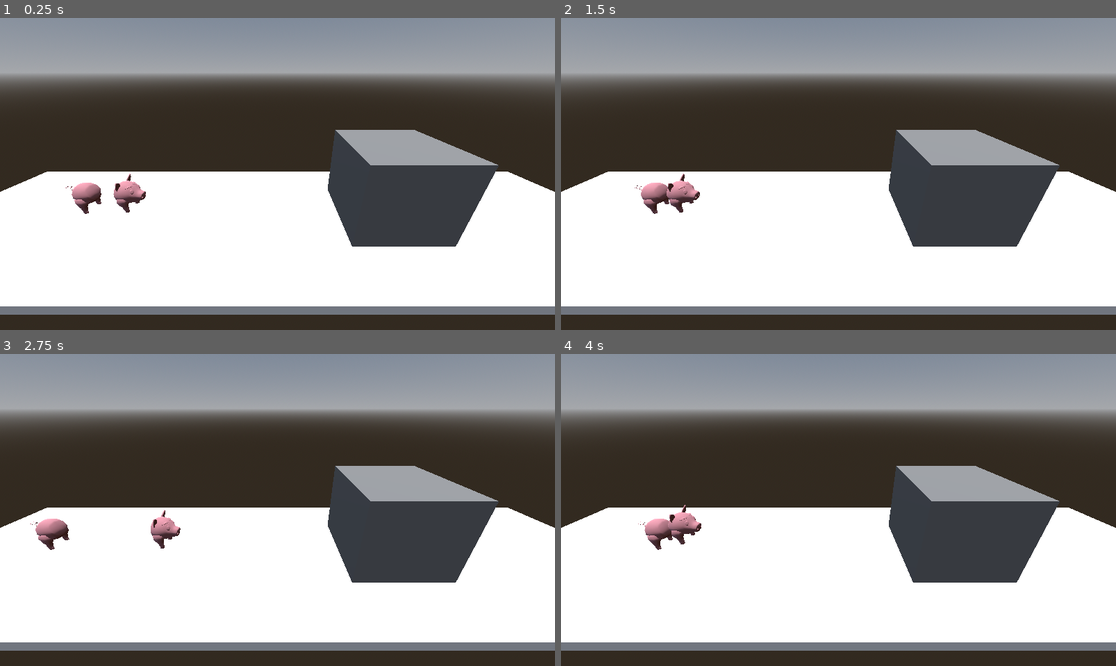
Above: before the commit, frames 1-4 (two rows, left to right).
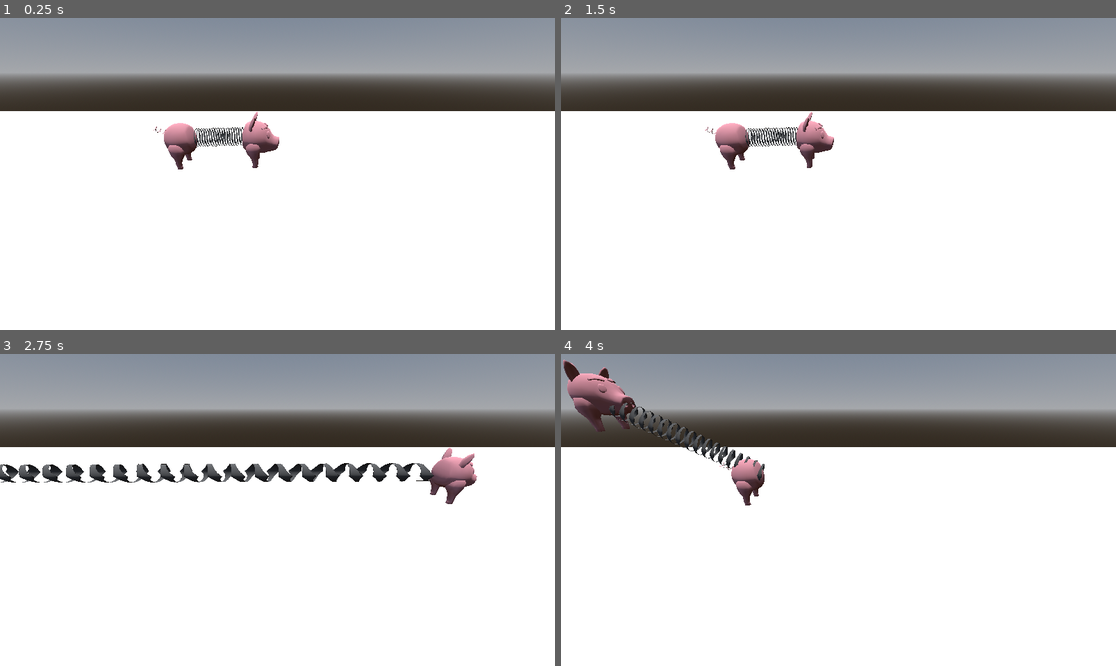
Above: after the commit, the same moments.

Repository: CoffeeMugTwo/b_oink
Game: Godot game, scene res://Scenes/workbench/test_scene.tscn
Same seed, same stepped clock (60 frames per second), same inputs: the game is played once before the commit and once after it. This scene is started directly instead of the project's main scene.
Inputs:
- Up to frame 1 (0.25 s): no input
- Up to frame 2 (1.5 s): tap Enter (ui_accept) at 0.5 s; hold Right (p1_right) 0.53-1.28 s; hold Keypad 0 (p1_hold) 0.53-1.28 s; tap Space (p1_jump) at 0.77 s; hold Down (ui_down) from 1.28 s (still down); tap Shift (p2_hold) at 1.35 s
- Up to frame 3 (2.75 s): tap Space (p1_jump) at 1.52 s; release Down (ui_down) at 2.03 s; hold Right (p1_right) from 2.03 s (still down); hold A (p2_left) from 2.03 s (still down)
- Up to frame 4 (4 s): release Right (p1_right) at 2.78 s; release A (p2_left) at 2.78 s; hold Up (ui_up) 2.78-3.53 s; tap D (p2_right) at 2.85 s; tap Space (p1_jump) at 3.02, 3.77 s; hold Left (p1_left) from 3.53 s (still down); hold Keypad 0 (p1_hold) from 3.53 s (still down)

The runs differ from the first frame. In frame 1, 34% of the frame differs, in the area x 0-100%, y 29-100%; in frame 2, 34%; in frame 3, 34%; in frame 4, 36%, in the area x 0-100%, y 1-100%.

Commit message:
Character changes

Diff:
--- a/b-oink/Scenes/TestWorld.tscn
+++ b/b-oink/Scenes/TestWorld.tscn
@@ -12,7 +12,7 @@
 [ext_resource type="PackedScene" uid="uid://u28a0yy4v4c2" path="res://Art/Models/B-Oink!_Luggage_LP_.fbx" id="10_icgjy"]
 [ext_resource type="PackedScene" uid="uid://sffbnrgfdnup" path="res://Art/Models/B-Oink!_Buldingblock_bridge_LP.fbx" id="10_wcdqp"]
 [ext_resource type="AudioStream" uid="uid://o6rwhgeigip6" path="res://Musik/B_oink3.mp3" id="12_icgjy"]
-[ext_resource type="PackedScene" uid="uid://ci3tlspl344se" path="res://Scenes/characters_new.tscn" id="12_l0hd3"]
+[ext_resource type="PackedScene" uid="uid://cih7mgyitoovo" path="res://Scenes/characters_new_final.tscn" id="12_l0hd3"]
 
 [sub_resource type="BoxShape3D" id="BoxShape3D_5nsto"]
 
@@ -471,7 +471,7 @@
 transform = Transform3D(1, 0, 0, 0, 1, 0, 0, 0, 1, 20.657364, 0.57459736, 0)
 
 [node name="Characters" parent="." instance=ExtResource("12_l0hd3")]
-transform = Transform3D(-1.3113417e-08, 0, -0.3, 0, 0.3, 0, 0.3, 0, -1.3113417e-08, 6.8402214, 3.7977695, 0)
+transform = Transform3D(-1.3113417e-08, 0, -0.3, 0, 0.3, 0, 0.3, 0, -1.3113417e-08, 3.6140625, 0.57415605, 0)
 
 [node name="AudioStreamPlayer" type="AudioStreamPlayer" parent="."]
 stream = ExtResource("12_icgjy")
--- /dev/null
+++ b/b-oink/Scenes/characters_new_final.tscn
@@ -0,0 +1,54 @@
+[gd_scene load_steps=9 format=3 uid="uid://cih7mgyitoovo"]
+
+[ext_resource type="Script" uid="uid://deodm06gxxjcy" path="res://Scripts/characters_new.gd" id="1_bq826"]
+[ext_resource type="Script" uid="uid://ba0eq4fps50ha" path="res://Scenes/workbench/spring_manager_node.gd" id="2_t3t16"]
+[ext_resource type="PackedScene" uid="uid://bgp61nlih2pmg" path="res://Art/Models/B-Oink!_Char_LP_back_v2.fbx" id="3_4ebvh"]
+[ext_resource type="Script" uid="uid://d0g2y6dik16tn" path="res://Scenes/workbench/butt_code.gd" id="3_go5h1"]
+[ext_resource type="Script" uid="uid://p8ylv0s4q3qj" path="res://Scenes/workbench/head.gd" id="5_3jsky"]
+[ext_resource type="PackedScene" uid="uid://0mbnt1xmnrvx" path="res://Art/Models/B-Oink!_Char_front.fbx" id="5_qcvko"]
+[ext_resource type="PackedScene" uid="uid://d0ekkiqqjq7a0" path="res://Art/Models/B-Oink!_Char_Spring_LP_v2.fbx" id="6_3jsky"]
+
+[sub_resource type="CylinderShape3D" id="CylinderShape3D_0j44g"]
+height = 3.3376465
+radius = 1.1523438
+
+[node name="Characters" type="Node3D"]
+transform = Transform3D(-4.371139e-08, 0, -1, 0, 1, 0, 1, 0, -4.371139e-08, 0, 0, 0)
+script = ExtResource("1_bq826")
+
+[node name="spring_manager" type="Node" parent="." node_paths=PackedStringArray("a", "b", "anchor_a", "anchor_b")]
+script = ExtResource("2_t3t16")
+a = NodePath("../PlayerHead")
+b = NodePath("../PlayerBack")
+anchor_a = NodePath("../PlayerHead/head_anker")
+anchor_b = NodePath("../PlayerBack/butt_anker")
+
+[node name="PlayerBack" type="CharacterBody3D" parent="." groups=["players"]]
+transform = Transform3D(1, 0, 0, 0, 1, 0, 0, 0, 1, 1.2812657e-07, 0, 2.9311943)
+script = ExtResource("3_go5h1")
+
+[node name="CollisionShape3D" type="CollisionShape3D" parent="PlayerBack"]
+transform = Transform3D(1, 0, 0, 0, 1, 0, 0, 0, 1, 0, 1.6688232, -0.046000004)
+shape = SubResource("CylinderShape3D_0j44g")
+
+[node name="B-Oink!_Char_LP_back_v2" parent="PlayerBack" instance=ExtResource("3_4ebvh")]
+
+[node name="butt_anker" type="Marker3D" parent="PlayerBack"]
+transform = Transform3D(1, 0, 0, 0, 1, 0, 0, 0, 1, -4.968146e-08, 2, -1.1365793)
+
+[node name="PlayerHead" type="CharacterBody3D" parent="." groups=["players"]]
+transform = Transform3D(1, 0, 0, 0, 1, 0, 0, 0, 1, -1.1860108e-07, 0, -2.7132764)
+script = ExtResource("5_3jsky")
+
+[node name="B-Oink!_Char_front" parent="PlayerHead" instance=ExtResource("5_qcvko")]
+
+[node name="CollisionShape3D" type="CollisionShape3D" parent="PlayerHead"]
+transform = Transform3D(1, 0, 0, 0, 1, 0, 0, 0, 1, 5.498464e-10, 1.6688232, -0.03342104)
+shape = SubResource("CylinderShape3D_0j44g")
+
+[node name="head_anker" type="Marker3D" parent="PlayerHead"]
+transform = Transform3D(1, 0, 0, 0, 1, 0, 0, 0, 1, 4.1128267e-08, 2, 0.9409051)
+
+[node name="Spring" type="MeshInstance3D" parent="."]
+
+[node name="B-Oink!_Char_Spring_LP_v2" parent="Spring" instance=ExtResource("6_3jsky")]
--- a/b-oink/Scenes/workbench/spring_test_code.gd
+++ b/b-oink/Scenes/workbench/spring_test_code.gd
@@ -1,11 +1,25 @@
 extends Node3D
 
+@onready var player_back: Node3D = $butt/butt_anker
+@onready var player_head: Node3D = $head/head_anker
+@onready var spring: Node3D = $Spring
 
-# Called when the node enters the scene tree for the first time.
-func _ready() -> void:
-	pass # Replace with function body.
+func _process(_delta):
+	var pos_a = player_back.global_position
+	var pos_b = player_head.global_position
+	pos_a.z = 0
+	pos_b.z = 0
 
+	# Midpoint
+	spring.global_position = (pos_a + pos_b) * 0.5
+	# Rotate spring to face head
+	spring.look_at(pos_b, Vector3.UP)
 
-# Called every frame. 'delta' is the elapsed time since the previous frame.
-func _process(delta: float) -> void:
-	pass
+	# Distance
+	var distance = (pos_b - pos_a).length()
+
+	# Scale along local X (assuming spring is modeled along X)
+	print(spring.scale)
+	var s = spring.scale
+	s.z = distance * 0.5 * 0.5/0.3   # 0.5 if pivot is centered
+	spring.scale = s
--- a/b-oink/Scenes/workbench/spring_test_code.tscn
+++ b/b-oink/Scenes/workbench/spring_test_code.tscn
@@ -6,6 +6,7 @@
 [ext_resource type="PackedScene" uid="uid://0mbnt1xmnrvx" path="res://Art/Models/B-Oink!_Char_front.fbx" id="4_nqheu"]
 [ext_resource type="Script" uid="uid://d0g2y6dik16tn" path="res://Scenes/workbench/butt_code.gd" id="5_nqheu"]
 [ext_resource type="PackedScene" uid="uid://bgp61nlih2pmg" path="res://Art/Models/B-Oink!_Char_LP_back_v2.fbx" id="6_hvfll"]
+[ext_resource type="PackedScene" uid="uid://d0ekkiqqjq7a0" path="res://Art/Models/B-Oink!_Char_Spring_LP_v2.fbx" id="7_hvfll"]
 
 [sub_resource type="CylinderShape3D" id="CylinderShape3D_fkjml"]
 height = 3.4208984
@@ -50,3 +51,8 @@
 
 [node name="B-Oink!_Char_LP_back_v2" parent="butt" instance=ExtResource("6_hvfll")]
 transform = Transform3D(-4.371139e-08, 0, -1, 0, 1, 0, 1, 0, -4.371139e-08, -6.481137, 0, 0)
+
+[node name="Spring" type="MeshInstance3D" parent="."]
+
+[node name="B-Oink!_Char_Spring_LP_v2" parent="Spring" instance=ExtResource("7_hvfll")]
+transform = Transform3D(1, 0, 0, 0, 1, 0, 0, 0, 1, 0, -2, 0)
--- a/b-oink/Scenes/workbench/test_scene.tscn
+++ b/b-oink/Scenes/workbench/test_scene.tscn
@@ -38,7 +38,7 @@
 mesh = SubResource("BoxMesh_kv0vg")
 
 [node name="Camera3D" type="Camera3D" parent="."]
-transform = Transform3D(1, 0, 0, 0, 0.89489543, 0.4462759, 0, -0.4462759, 0.89489543, 0, 14.771788, 19.636103)
+transform = Transform3D(1, 0, 0, 0, 0.89489543, 0.4462759, 0, -0.4462759, 0.89489543, -15.602703, 2.504179, 4.5723763)
 
 [node name="WorldEnvironment" type="WorldEnvironment" parent="."]
 environment = SubResource("Environment_vmsth")
@@ -58,4 +58,4 @@
 surface_material_override/0 = SubResource("StandardMaterial3D_xwoce")
 
 [node name="Player" parent="." instance=ExtResource("1_xwoce")]
-transform = Transform3D(1, 0, 0, 0, 1, 0, 0, 0, 1, -15.983853, 0, 0)
+transform = Transform3D(0.3, 0, 0, 0, 0.3, 0, 0, 0, 0.3, -15.983853, 0, 0)
Not shown: 1 places in b-oink/Scenes/workbench/spring_test_code.tscn that only renumber resources
